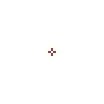
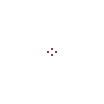
Layered file, before and after one edit (104 x 104). Changes by layer:
painted on "Layer 5" over (x1=46, y1=46, x2=58, y2=58)
